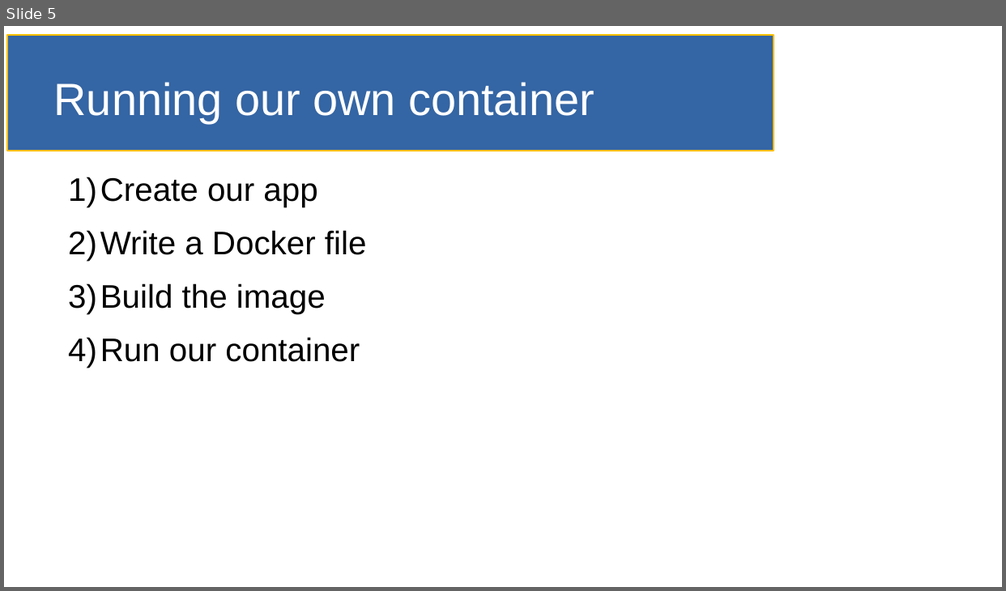
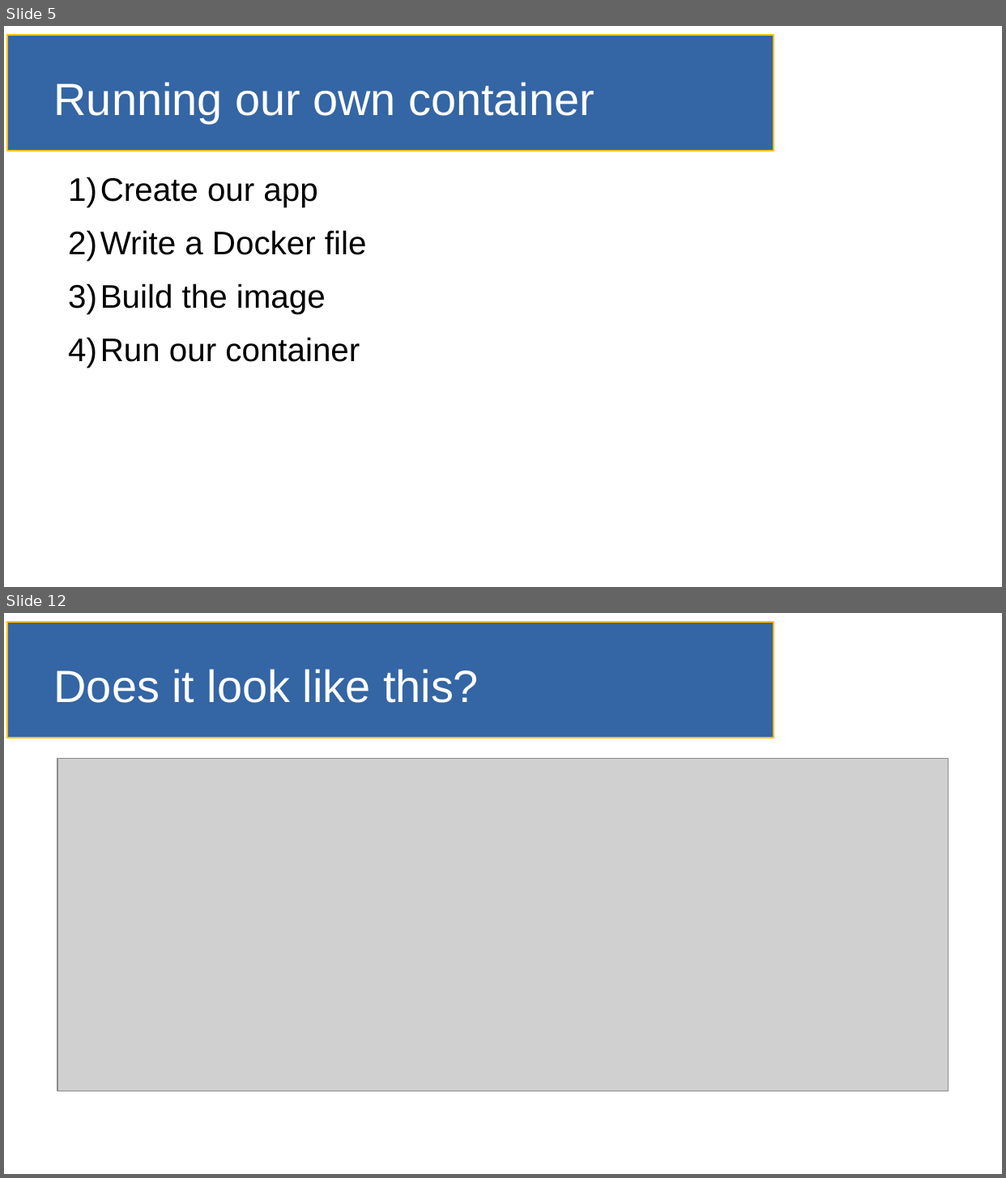
Before and after one commit to SmithE65/Containerizing, a slide deck: doc/slides.odp. Shown one above the other, each under a label of ours: slide 5 before the commit, slides 5 and 12 after it; the slides between them are not shown. The pictures are 1006x591 and 1006x1178 pixels, drawn with LibreOffice and Linux fonts; fonts in the diff are those of the drawing; grey boxes stand for pictures. Boxes give left, top, right and bottom in pixels: in the first picture for what was removed or moved away, otherwise in the second. Text is boxed around its words. In the diff, an @@ line names an element or a change of style, - is before the commit and + after.

```diff
--- a/doc/slides.odp
+++ b/doc/slides.odp
@@ slide 12 added at bbox=[4, 613, 1002, 1174], background #FFFFFF; not listed: 1 template element that a slide beside it also shows @@
@@ title added at bbox=[54, 669, 479, 703], 36 pt, text #FFFFFF @@
+Does it look like this?
@@ picture added at bbox=[57, 758, 948, 1091] @@
```
Also in this commit, not shown: 3 slides changed, 9 other slides added, 2 slides removed, 1 other file.
